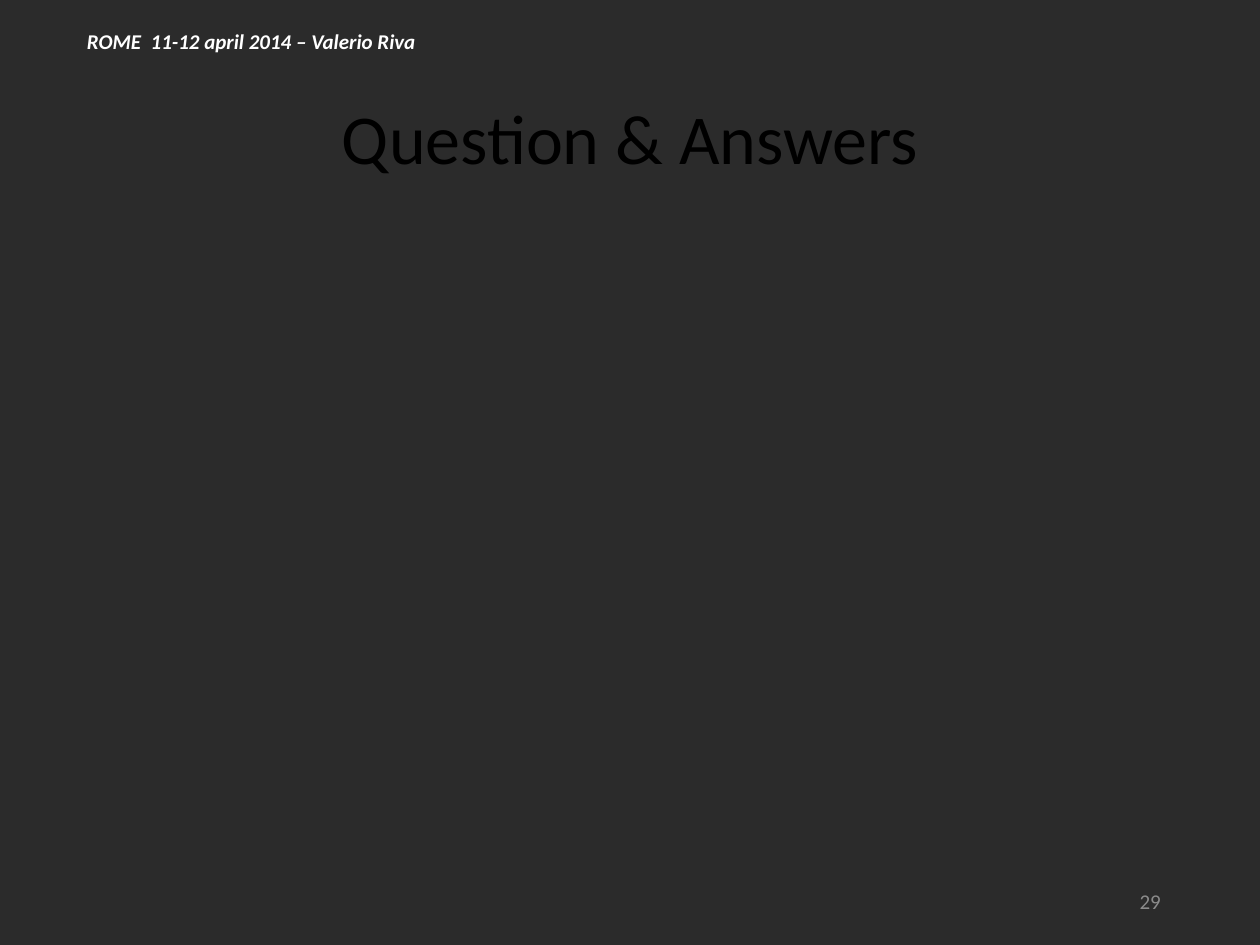
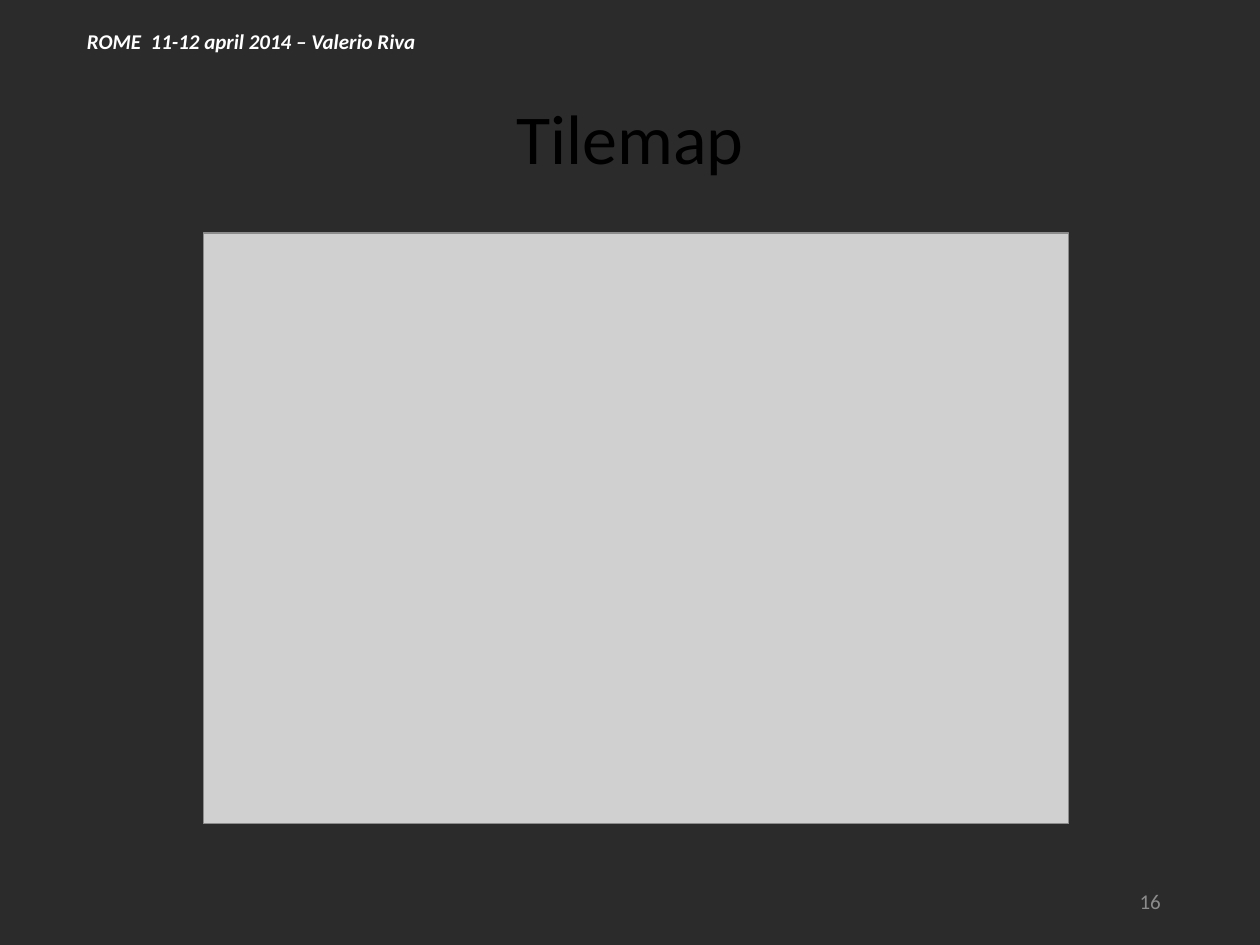
Before and after one commit to Lotti/codemotion2014, a slide deck: slide 16 of codemotion.pptx (slide 29 before the commit). Drawn at 1260x945 pixels with LibreOffice and Linux fonts; fonts in the diff are those of the drawing; grey boxes stand for pictures; background and template pictures are left out; a plain dark background stands for a picture behind light text. Boxes give left, top, right and bottom in pixels: in the first picture for what was removed or moved away, otherwise in the second. Text is boxed around its words. In the diff, an @@ line names an element or a change of style, - is before the commit and + after.

```diff
--- a/codemotion.pptx
+++ b/codemotion.pptx
@@ title at <box>516,116,743,175</box>: text changed @@
-Question & Answers
+Tilemap
@@ picture added at <box>203,233,1068,824</box> @@
@@ page number at <box>1140,895,1161,909</box>: text changed @@
-29
+16
```
Also in this commit, not shown: 4 other slides changed, 1 slide removed, 2 other files.
